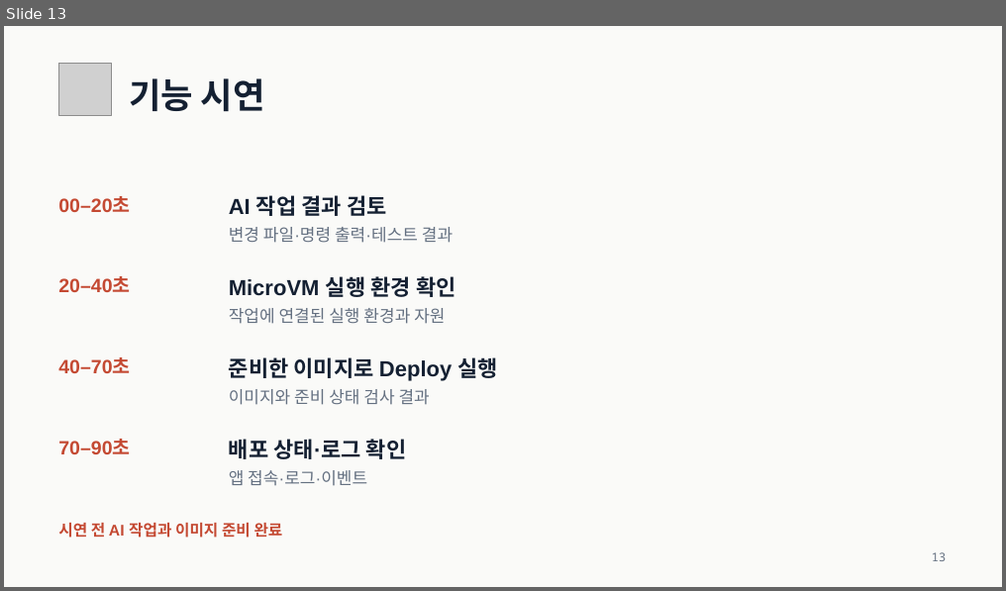
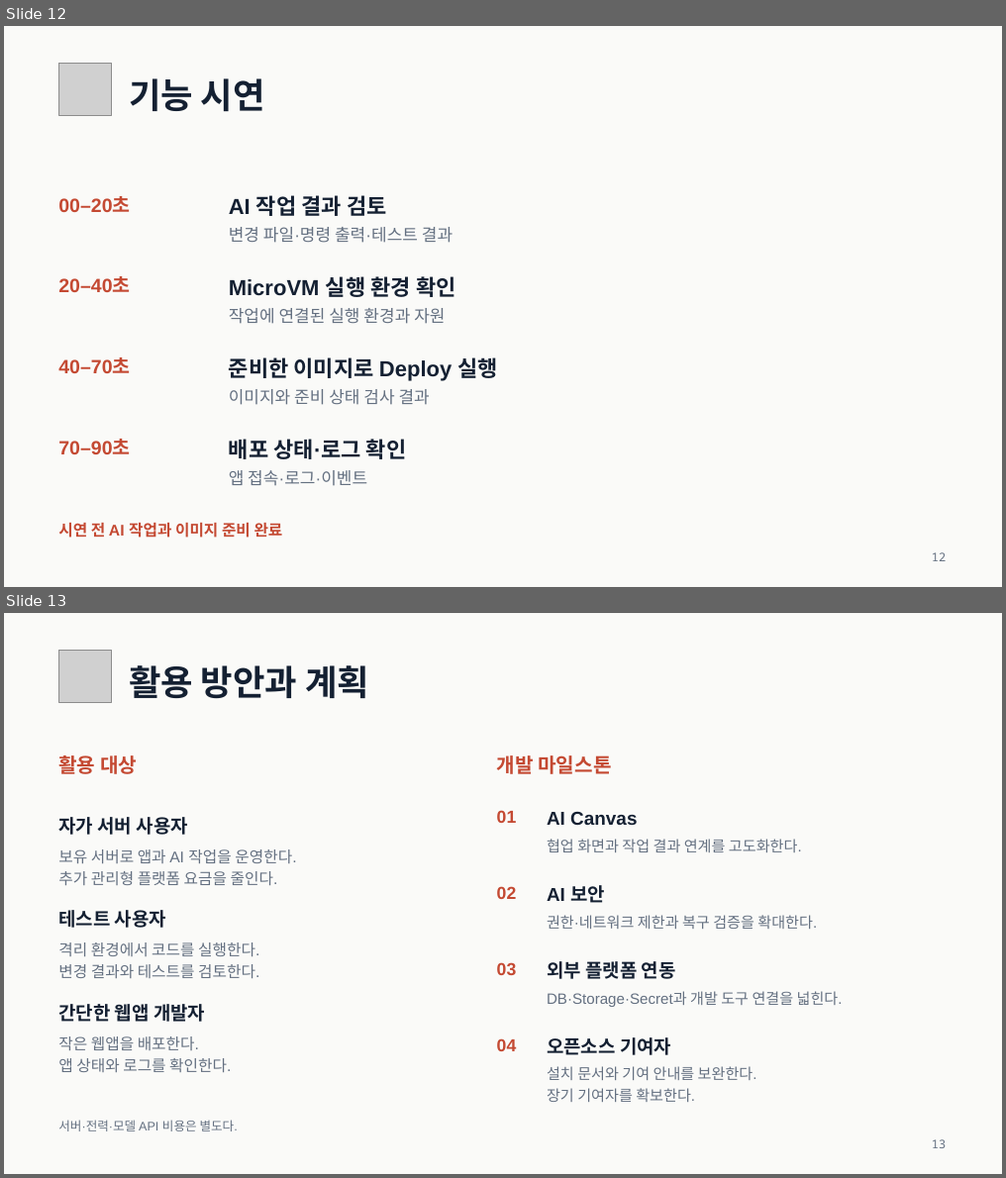
Before and after one commit to SteelCrab/Firecrab-pptx, a slide deck: output/Firecrab_3633_제출자료/제출파일/2026 오픈소스 개발자대회 2차 평가 발표 자료_3633_JustForFun.pptx. Shown one above the other, each under a label of ours: slide 13 before the commit, slides 12 and 13 after it. The pictures are 1006x591 and 1006x1178 pixels, drawn with LibreOffice and Linux fonts; fonts in the diff are those of the drawing; grey boxes stand for pictures. Boxes give left, top, right and bottom in pixels: in the first picture for what was removed or moved away, otherwise in the second. Text is boxed around its words. In the diff, an @@ line names an element or a change of style, - is before the commit and + after.

```diff
--- a/output/Firecrab_3633_제출자료/제출파일/2026 오픈소스 개발자대회 2차 평가 발표 자료_3633_JustForFun.pptx
+++ b/output/Firecrab_3633_제출자료/제출파일/2026 오픈소스 개발자대회 2차 평가 발표 자료_3633_JustForFun.pptx
@@ slide 13 added at (4, 613, 1002, 1174), background #FAFAF8 @@
@@ picture added at (59, 650, 112, 702) @@
@@ text added at (129, 665, 369, 699), 42 pt, text #142032, bold @@
+활용 방안과 계획
@@ text added at (58, 756, 137, 774), 24 pt, text #C44932, bold @@
+활용 대상
@@ text added at (497, 756, 611, 774), 24 pt, text #C44932, bold @@
+개발 마일스톤
@@ text added at (58, 817, 188, 835), 22.5 pt, text #142032, bold @@
+자가 서버 사용자
@@ text added at (497, 810, 517, 823), 21 pt, text #C44932, bold @@
+01
@@ text added at (547, 812, 637, 825), 22.5 pt, text #142032, bold @@
+AI Canvas
@@ text added at (58, 850, 296, 885), 18.8 pt, text #647081 @@
+보유 서버로 앱과 AI 작업을 운영한다.
+추가 관리형 플랫폼 요금을 줄인다.
@@ text added at (547, 839, 802, 853), 18 pt, text #647081 @@
+협업 화면과 작업 결과 연계를 고도화한다.
@@ text added at (497, 886, 517, 899), 21 pt, text #C44932, bold @@
+02
@@ text added at (547, 885, 605, 903), 22.5 pt, text #142032, bold @@
+AI 보안
@@ text added at (58, 910, 166, 928), 22.5 pt, text #142032, bold @@
+테스트 사용자
@@ text added at (547, 915, 817, 929), 18 pt, text #647081 @@
+권한·네트워크 제한과 복구 검증을 확대한다.
@@ text added at (58, 943, 259, 978), 18.8 pt, text #647081 @@
+격리 환경에서 코드를 실행한다.
+변경 결과와 테스트를 검토한다.
@@ text added at (497, 962, 517, 975), 21 pt, text #C44932, bold @@
+03
@@ text added at (547, 961, 676, 979), 22.5 pt, text #142032, bold @@
+외부 플랫폼 연동
@@ text added at (547, 991, 843, 1007), 18 pt, text #647081 @@
+DB·Storage·Secret과 개발 도구 연결을 넓힌다.
@@ text added at (58, 1004, 205, 1022), 22.5 pt, text #142032, bold @@
+간단한 웹앱 개발자
@@ text added at (58, 1037, 231, 1072), 18.8 pt, text #647081 @@
+작은 웹앱을 배포한다.
+앱 상태와 로그를 확인한다.
@@ text added at (497, 1039, 517, 1052), 21 pt, text #C44932, bold @@
+04
@@ text added at (547, 1038, 671, 1056), 22.5 pt, text #142032, bold @@
+오픈소스 기여자
@@ text added at (547, 1066, 757, 1102), 18 pt, text #647081 @@
+설치 문서와 기여 안내를 보완한다.
+장기 기여자를 확보한다.
@@ text added at (58, 1120, 238, 1132), 15 pt, text #647081 @@
+서버·전력·모델 API 비용은 별도다.
@@ text added at (932, 1140, 945, 1149), 14.2 pt, text #647081 @@
+13
@@ what was slide 13 is now slide 12 @@
@@ slide 12 changed as well @@
@@ text at (932, 553, 945, 562): text changed @@
-13
+12
```
Also in this commit, not shown: 5 other slides changed, 3 other slides added, 4 slides removed, 32 other files.
